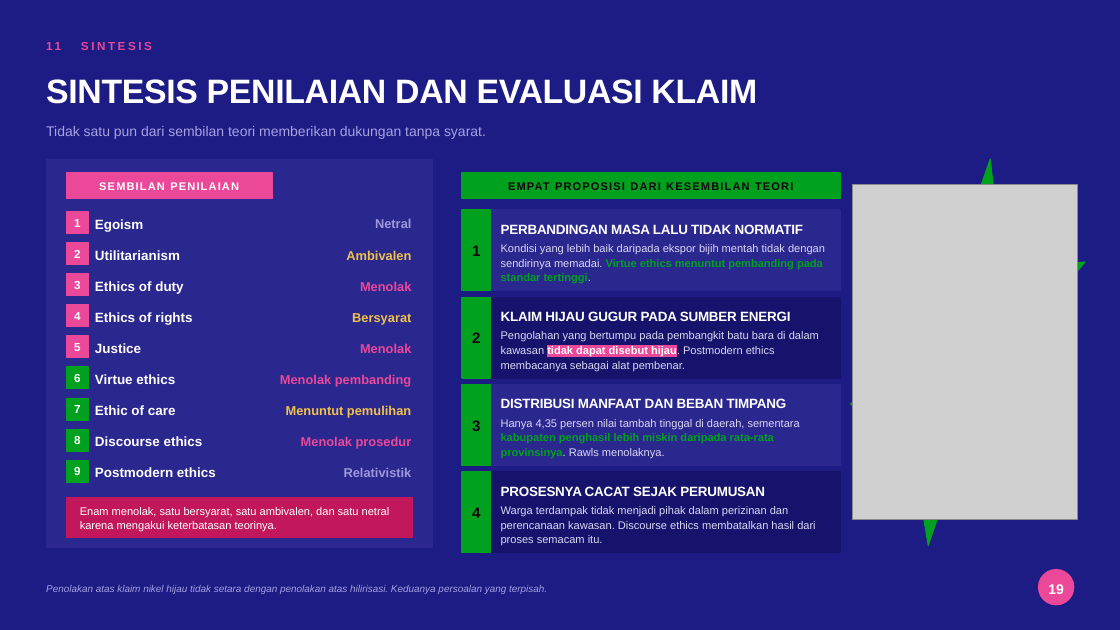
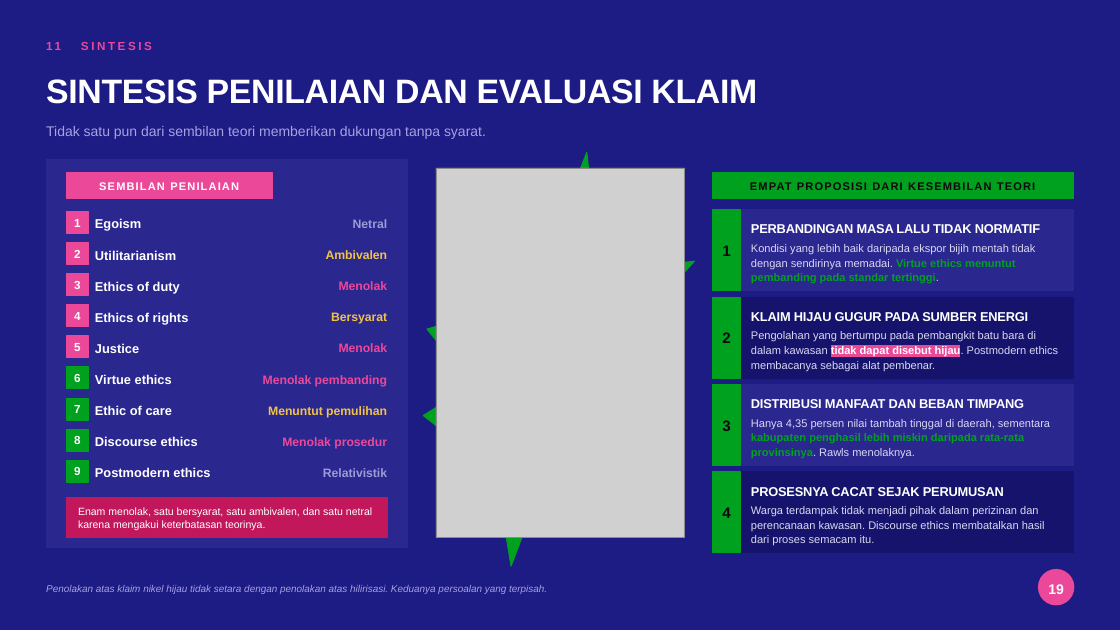
Before and after one commit to aslihabnuri/Dom-Manipulation, a slide deck: slide 19 of business-ethics/WOW-Business-Ethics-Hilirisasi-Nikel.pptx. Drawn at 1120x630 pixels with LibreOffice and Linux fonts; fonts in the diff are those of the drawing; grey boxes stand for pictures; background and template pictures are left out. Boxes give left, top, right and bottom in pixels: in the first picture for what was removed or moved away, otherwise in the second. Text is boxed around its words. In the diff, an @@ line names an element or a change of style, - is before the commit and + after.

```diff
--- a/business-ethics/WOW-Business-Ethics-Hilirisasi-Nikel.pptx
+++ b/business-ethics/WOW-Business-Ethics-Hilirisasi-Nikel.pptx
@@ irregular seal resized from (x1=820, y1=148, x2=1120, y2=553) to (x1=390, y1=140, x2=733, y2=575) @@
@@ rectangle resized from (x1=46, y1=160, x2=433, y2=548) to (x1=46, y1=160, x2=408, y2=548) @@
@@ picture resized from (x1=853, y1=185, x2=1078, y2=519) to (x1=436, y1=168, x2=685, y2=538) @@
@@ text "EMPAT PROPOSISI DARI KESEMBILAN TEORI" rewrapped from (x1=462, y1=173, x2=840, y2=198) to (x1=712, y1=173, x2=1074, y2=198) @@
@@ rectangle resized from (x1=462, y1=173, x2=840, y2=198) to (x1=712, y1=173, x2=1074, y2=198) @@
@@ text "Netral" moved from (x1=375, y1=219, x2=411, y2=228) to (x1=353, y1=219, x2=387, y2=228) @@
@@ rectangle resized from (x1=462, y1=210, x2=840, y2=291) to (x1=712, y1=210, x2=1074, y2=291) @@
@@ text "PERBANDINGAN MASA LALU TIDAK NORMATIF" moved from (x1=501, y1=224, x2=803, y2=234) to (x1=751, y1=224, x2=1040, y2=233) @@
@@ text "Ambivalen" moved from (x1=346, y1=250, x2=411, y2=260) to (x1=326, y1=250, x2=387, y2=259) @@
@@ text "Kondisi yang lebih baik daripada ..." rewrapped from (x1=501, y1=244, x2=825, y2=283) to (x1=751, y1=244, x2=1035, y2=283) @@
@@ text "Menolak" moved from (x1=360, y1=281, x2=411, y2=291) to (x1=339, y1=281, x2=388, y2=290) @@
@@ rectangle resized from (x1=462, y1=297, x2=840, y2=378) to (x1=712, y1=297, x2=1074, y2=378) @@
@@ text "Bersyarat" moved from (x1=352, y1=313, x2=411, y2=325) to (x1=331, y1=312, x2=387, y2=324) @@
@@ text "KLAIM HIJAU GUGUR PADA SUMBER ..." moved from (x1=501, y1=311, x2=790, y2=321) to (x1=751, y1=312, x2=1028, y2=321) @@
@@ text "Pengolahan yang bertumpu pada pembangkit ..." rewrapped from (x1=501, y1=331, x2=819, y2=371) to (x1=751, y1=331, x2=1058, y2=371) @@
@@ text "Menolak" moved from (x1=360, y1=343, x2=411, y2=353) to (x1=339, y1=343, x2=388, y2=352) @@
@@ text "Menolak pembanding" moved from (x1=280, y1=374, x2=411, y2=387) to (x1=263, y1=375, x2=387, y2=387) @@
@@ rectangle resized from (x1=462, y1=385, x2=840, y2=465) to (x1=712, y1=385, x2=1074, y2=465) @@
@@ text "Menuntut pemulihan" moved from (x1=286, y1=405, x2=411, y2=418) to (x1=268, y1=406, x2=387, y2=418) @@
@@ text "DISTRIBUSI MANFAAT DAN BEBAN TIMPANG" moved from (x1=501, y1=398, x2=787, y2=408) to (x1=751, y1=399, x2=1024, y2=408) @@
@@ text "Hanya 4,35 persen nilai tambah ..." moved from (x1=501, y1=419, x2=800, y2=459) to (x1=751, y1=419, x2=1050, y2=458) @@
@@ text "Menolak prosedur" moved from (x1=301, y1=436, x2=412, y2=449) to (x1=282, y1=437, x2=387, y2=449) @@
@@ size 11 to 10.5 pt in 9 elements at (x1=353, y1=219, x2=387, y2=228), (x1=326, y1=250, x2=387, y2=259), (x1=339, y1=281, x2=388, y2=290), (x1=331, y1=312, x2=387, y2=324), (x1=339, y1=343, x2=388, y2=352), (x1=263, y1=375, x2=387, y2=387), (x1=268, y1=406, x2=387, y2=418), (x1=282, y1=437, x2=387, y2=449), (x1=323, y1=468, x2=387, y2=477) @@
@@ text "Relativistik" moved from (x1=344, y1=468, x2=412, y2=477) to (x1=323, y1=468, x2=387, y2=477) @@
@@ 4 texts, 4 rectangles moved together from (x1=462, y1=210, x2=491, y2=553) to (x1=712, y1=210, x2=741, y2=553) @@
@@ rectangle resized from (x1=462, y1=472, x2=840, y2=553) to (x1=712, y1=472, x2=1074, y2=553) @@
@@ size 11.5 to 11 pt in 13 elements at (x1=95, y1=218, x2=141, y2=231), (x1=95, y1=250, x2=176, y2=260), (x1=95, y1=281, x2=180, y2=293), (x1=95, y1=312, x2=189, y2=325), (x1=95, y1=343, x2=139, y2=353), (x1=95, y1=374, x2=172, y2=384), (x1=95, y1=405, x2=172, y2=415), (x1=95, y1=436, x2=198, y2=446), (x1=95, y1=467, x2=210, y2=477), (x1=751, y1=224, x2=1040, y2=233), (x1=751, y1=312, x2=1028, y2=321), (x1=751, y1=399, x2=1024, y2=408), (x1=751, y1=487, x2=1004, y2=496) @@
@@ text "PROSESNYA CACAT SEJAK PERUMUSAN" moved from (x1=501, y1=486, x2=765, y2=496) to (x1=751, y1=487, x2=1004, y2=496) @@
@@ rectangle resized from (x1=66, y1=497, x2=413, y2=538) to (x1=66, y1=497, x2=387, y2=538) @@
@@ text "Enam menolak, satu bersyarat, satu ..." at (x1=78, y1=507, x2=372, y2=530): size 9.5 to 9 pt; line spacing 1.06 to 1.05 @@
@@ text "Warga terdampak tidak menjadi pihak ..." rewrapped from (x1=501, y1=506, x2=815, y2=546) to (x1=751, y1=506, x2=1045, y2=546) @@
```
Also in this commit, not shown: 9 other slides changed, 1 other file.
